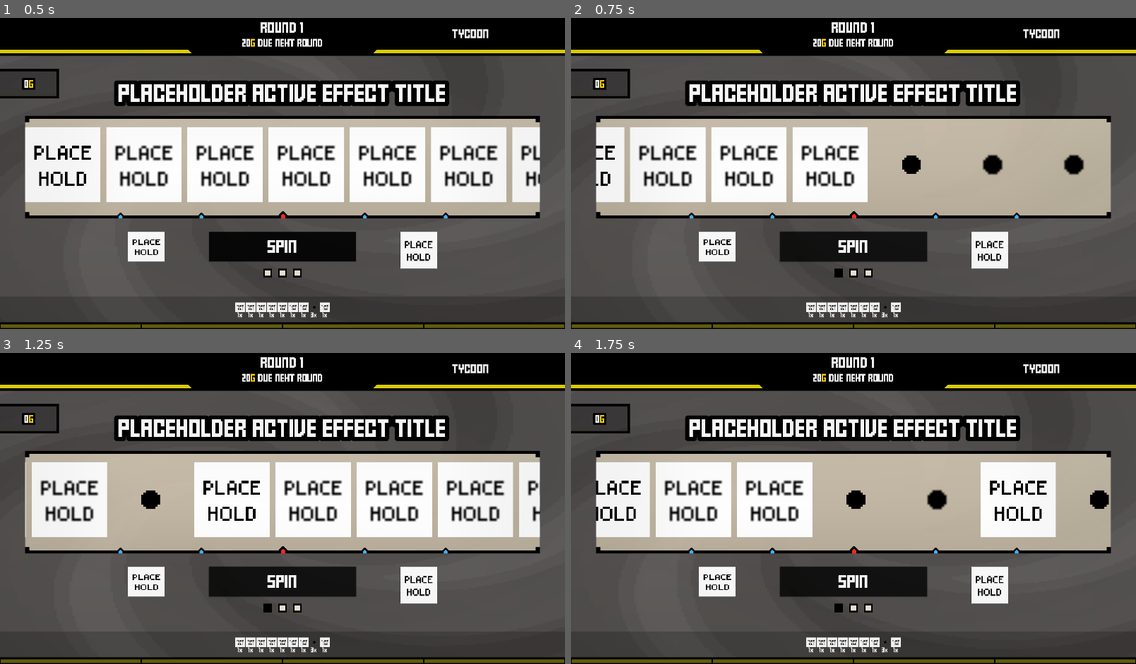
Above: before the commit, frames 1-4 (two rows, left to right).
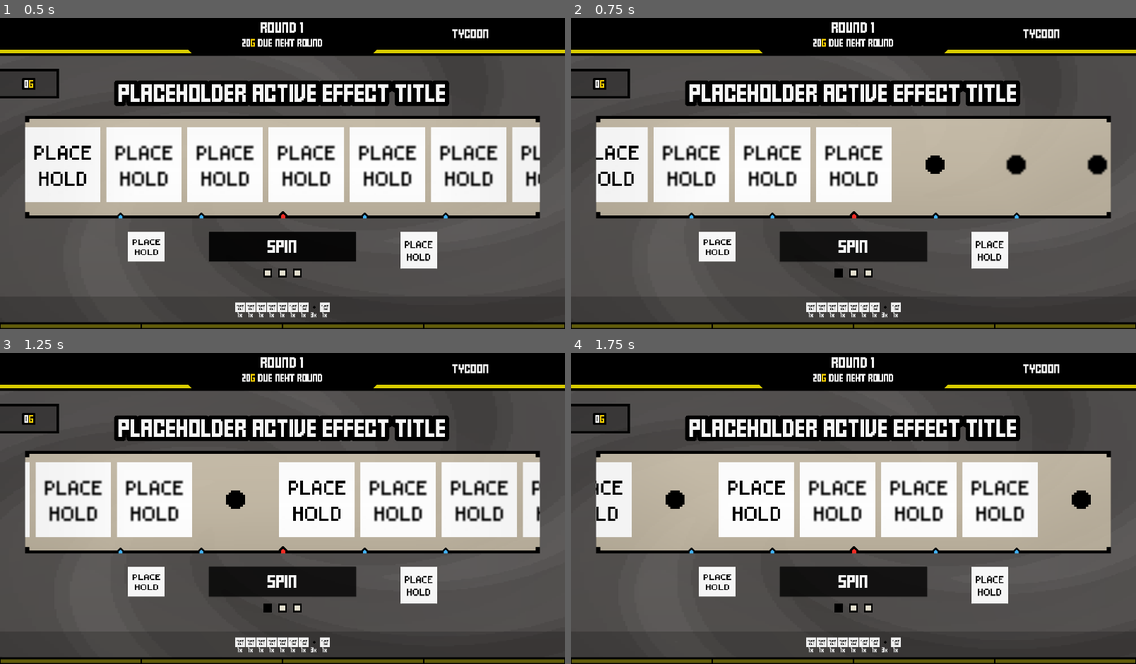
Above: after the commit, the same moments.

Repository: ZhelinWang/one-last-spin
Game: Godot game, scene res://main_ui.tscn
Same seed, same stepped clock (60 frames per second), same inputs: the game is played once before the commit and once after it.
Inputs:
- Up to frame 1 (0.5 s): no input
- Up to frame 2 (0.75 s): click "Spin" at 0.5 s
- Up to frame 3 (1.25 s): no input
- Up to frame 4 (1.75 s): click "Speed up" at 1.25 s

Frame 1 is identical in both runs. In frame 2, 5.7% of the frame differs, in the area x 4-95%, y 35-60%; in frame 3, 11%; in frame 4, 13%, in the area x 4-96%, y 35-60%.

Commit message:
correct buffer

Diff:
--- a/spinRoot.gd
+++ b/spinRoot.gd
@@ -55,6 +55,8 @@
 var _inventory_preview_active := false
 var _slot_baseline_tokens: Dictionary = {}
 var _overshoot_offset: float = 0.0
+var _recycle_queue: Array = []
+const WINNER_RIGHT_BUFFER := 4
 
 # SFX internals
 var _sfx_pool: Array[AudioStreamPlayer] = []
@@ -809,12 +811,17 @@
 	var laps = _rng.randi_range(min_laps, max_laps)
 	var appended = _build_strip_for_spin(laps)
 	_spin_history_counts.push_back(appended)
+	_append_recycled_slots()
 
 	# 3) flush
 	await get_tree().process_frame
 
 	# 4) pick winner (4th from end)
-	var win_idx = slots_hbox.get_child_count() - 4
+	var total_children := slots_hbox.get_child_count()
+	var win_idx := total_children - 4
+	if total_children >= WINNER_RIGHT_BUFFER + 5:
+		win_idx = total_children - (WINNER_RIGHT_BUFFER + 3)
+	win_idx = clampi(win_idx, 0, total_children - 1)
 	_last_winning_slot_idx = win_idx
 	var slot = slots_hbox.get_child(win_idx) as Control
 	_win_item = slot.get_meta("token_data") as TokenLootData
@@ -858,12 +865,32 @@
 
 func _remove_oldest_spin() -> void:
 	var remove_count = _spin_history_counts.pop_front()
+	var recycle_tokens: Array = []
 	for i in range(remove_count):
 		if slots_hbox.get_child_count() == 0:
 			break
 		var child = slots_hbox.get_child(0) as Control
 		slots_hbox.remove_child(child)
-		child.free()
+		if recycle_tokens.size() < WINNER_RIGHT_BUFFER and child != null and child.has_meta("token_data"):
+			var tok = child.get_meta("token_data")
+			if tok != null:
+				recycle_tokens.append(tok)
+		if child != null:
+			child.queue_free()
+	if recycle_tokens.size() > 1:
+		recycle_tokens.shuffle()
+	_recycle_queue = recycle_tokens
+
+func _append_recycled_slots() -> void:
+	if _recycle_queue.is_empty():
+		return
+	var tokens: Array = _recycle_queue.duplicate()
+	_recycle_queue.clear()
+	if tokens.size() > 1:
+		tokens.shuffle()
+	for tok in tokens:
+		if tok != null:
+			_add_slot(tok)
 
 func _scroll_for_aligning(slot: Control) -> int:
 	var slot_center = slot.position.x + slot.size.x * 0.5
